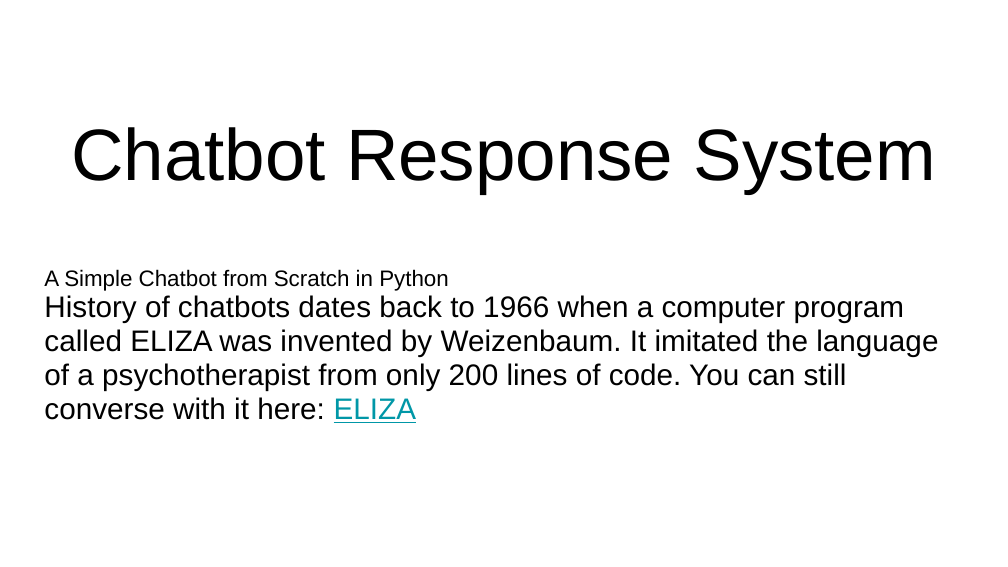
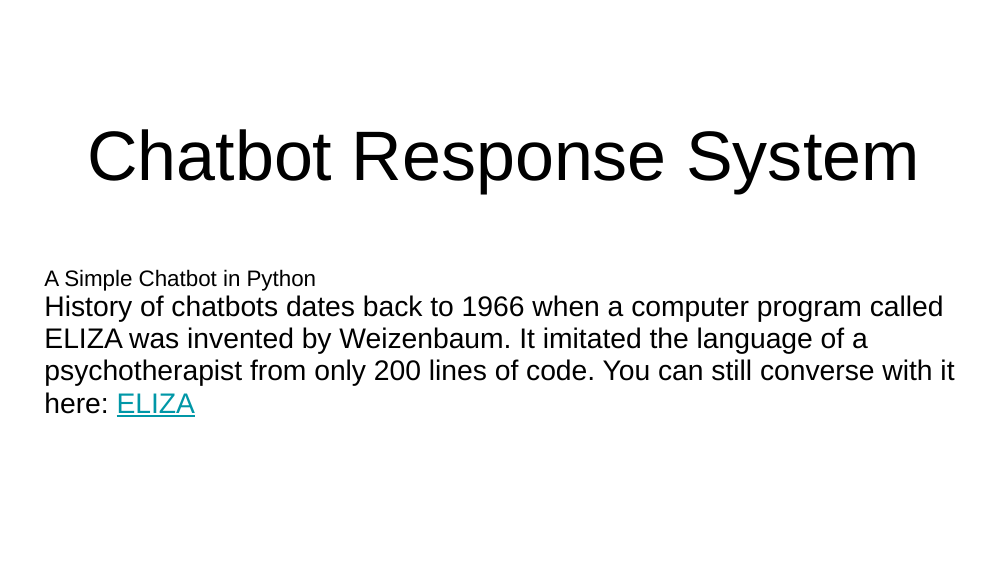
Before and after one commit to saurabhjojare/Chatbot-Response-System, a slide deck: slide 1 of Chatbot Response System.pptx. Drawn at 1008x567 pixels with LibreOffice and Linux fonts; fonts in the diff are those of the drawing. Boxes give left, top, right and bottom in pixels: in the first picture for what was removed or moved away, otherwise in the second. Text is boxed around its words. In the diff, an @@ line names an element or a change of style, - is before the commit and + after.

```diff
--- a/Chatbot Response System.pptx
+++ b/Chatbot Response System.pptx
@@ title "Chatbot Response System" at (x1=87, y1=129, x2=919, y2=193): size 52 to 50 pt @@
@@ subtitle at (x1=44, y1=269, x2=317, y2=291): text changed @@
-A Simple Chatbot from Scratch in Python
+A Simple Chatbot in Python
@@ subtitle at (x1=44, y1=295, x2=954, y2=417): size 21.2 to 20.2 pt in "History of chatbots dates back to 1966 ..." @@
```
Also in this commit, not shown: 12 other slides changed, 3 slides added, 1 other file.
